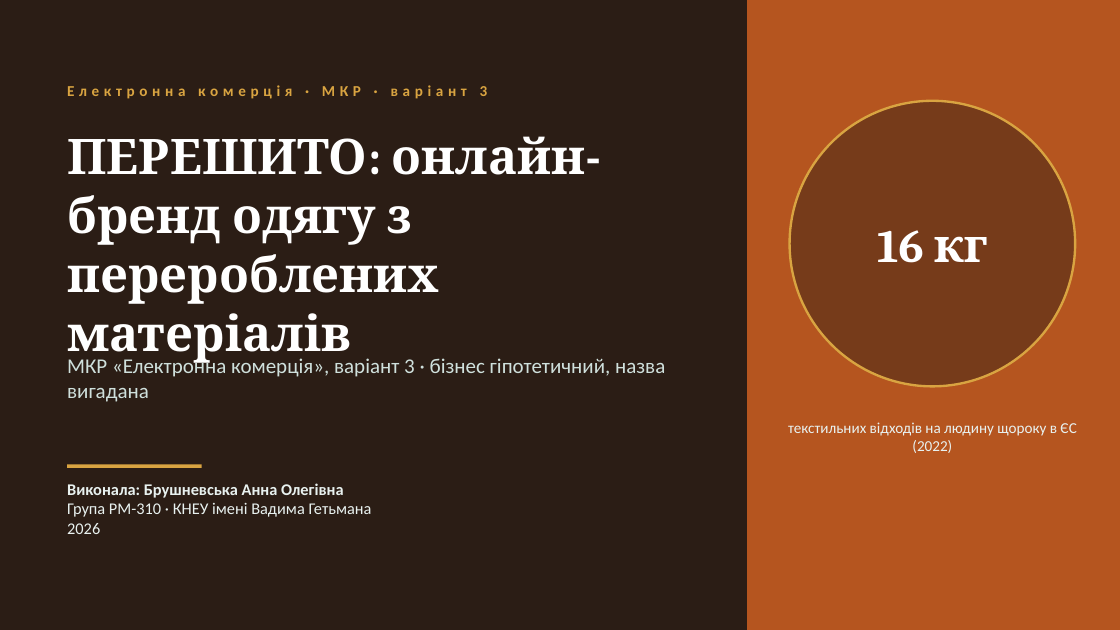
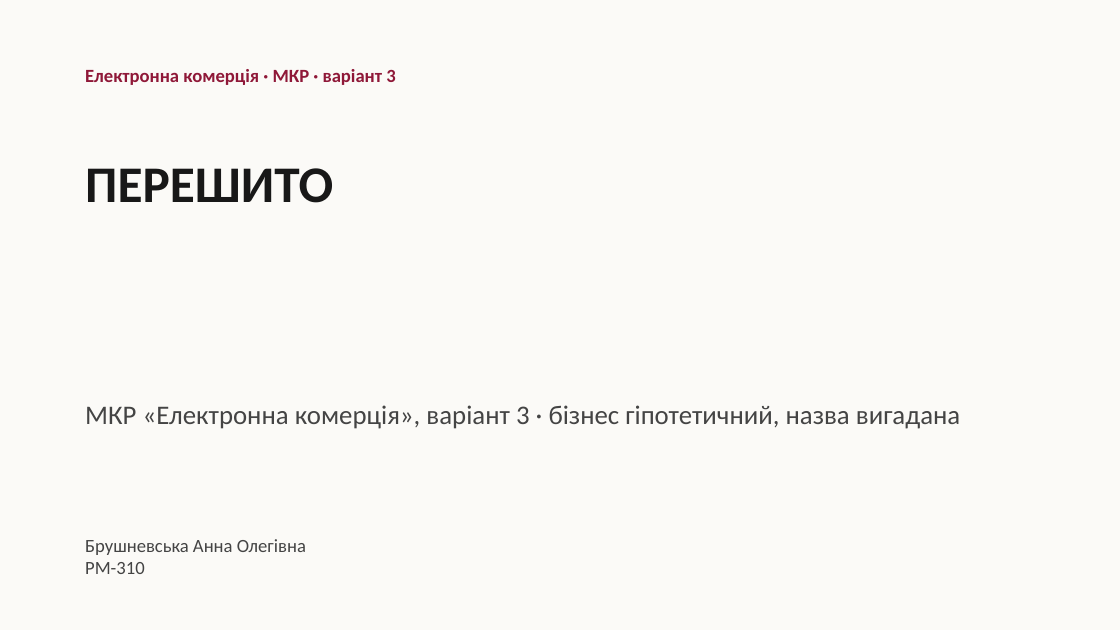
Before and after one commit to Storozh-007/anya-tasks, a slide deck: slide 1 of files/e-commerce/Брушневська_Анна_ЕК_МКР_варіант_3.pptx. Drawn at 1120x630 pixels with LibreOffice and Linux fonts; fonts in the diff are those of the drawing. Boxes give left, top, right and bottom in pixels: in the first picture for what was removed or moved away, otherwise in the second. Text is boxed around its words. In the diff, an @@ line names an element or a change of style, - is before the commit and + after.

```diff
--- a/files/e-commerce/Брушневська_Анна_ЕК_МКР_варіант_3.pptx
+++ b/files/e-commerce/Брушневська_Анна_ЕК_МКР_варіант_3.pptx
@@ background #2B1D15 to #FBFAF7 @@
@@ rectangle removed at (748,0,1120,630) @@
@@ text "Електронна комерція · МКР · ...": place and size @@
-text "Електронна комерція · МКР · ..." at (67,85,488,99)
+text "Електронна комерція · МКР · ..." at (85,69,395,85)
@@ text "Електронна комерція · МКР · ..." at (85,69,395,85): size 13 to 16 pt, text colour #D9A441 to #8F1838, letter spacing 4 to 0 pt; vertical alignment middle to top @@
@@ ellipse removed at (790,101,1075,386) @@
@@ text removed at (67,136,585,364) @@
-ПЕРЕШИТО: онлайн-бренд одягу з перероблених матеріалів
@@ text added at (85,168,333,203), 44 pt, text #181818, bold @@
+ПЕРЕШИТО
@@ text removed at (877,230,988,263) @@
-16 кг
@@ text "МКР «Електронна комерція», варіант 3 ...": place and size @@
-text "МКР «Електронна комерція», варіант 3 ..." at (67,356,665,402)
+text "МКР «Електронна комерція», варіант 3 ..." at (85,405,960,429)
@@ text "МКР «Електронна комерція», варіант 3 ..." at (85,405,960,429): size 18 to 23 pt, text colour #CFE0DC to #444444 @@
@@ text removed at (788,422,1076,453) @@
-текстильних відходів на людину щороку в ЄС (2022)
@@ line removed from (67, 466) to (202, 466) @@
@@ text at (85,539,306,574): text changed; size 14 to 16 pt; text colour #E8F1EF to #444444 @@
-Виконала: Брушневська Анна Олегівна
-Група РМ-310 · КНЕУ імені Вадима Гетьмана
-2026
+Брушневська Анна Олегівна
+РМ-310
```
Also in this commit, not shown: 15 other slides changed, 3 slides removed, 17 other files.
